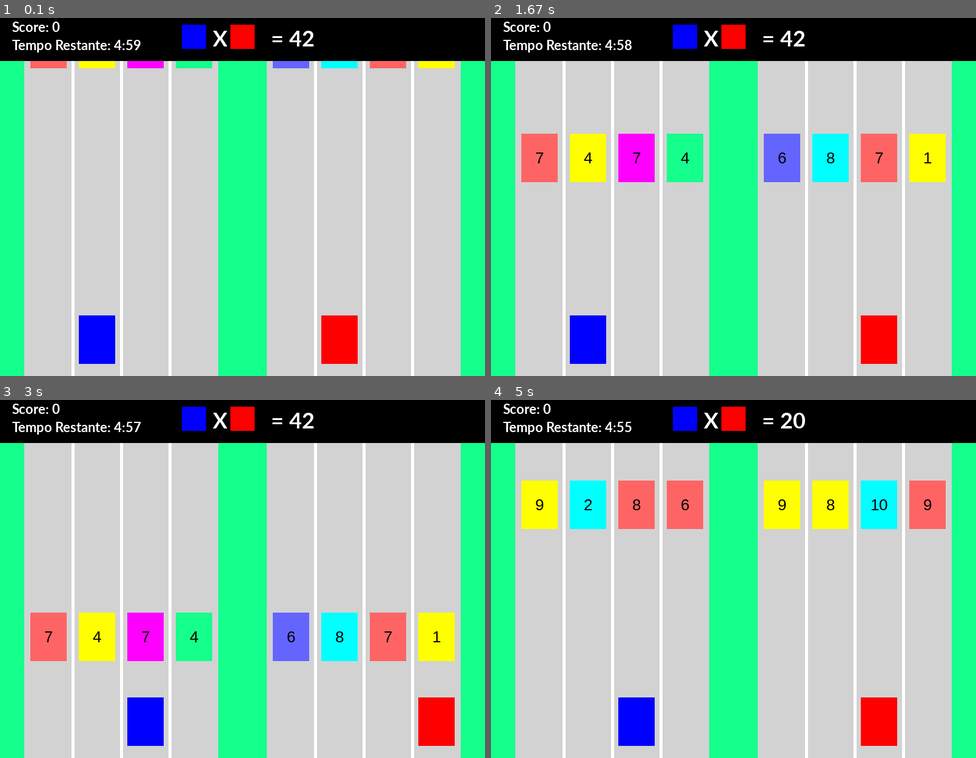
Above: before the commit, frames 1-4 (two rows, left to right).
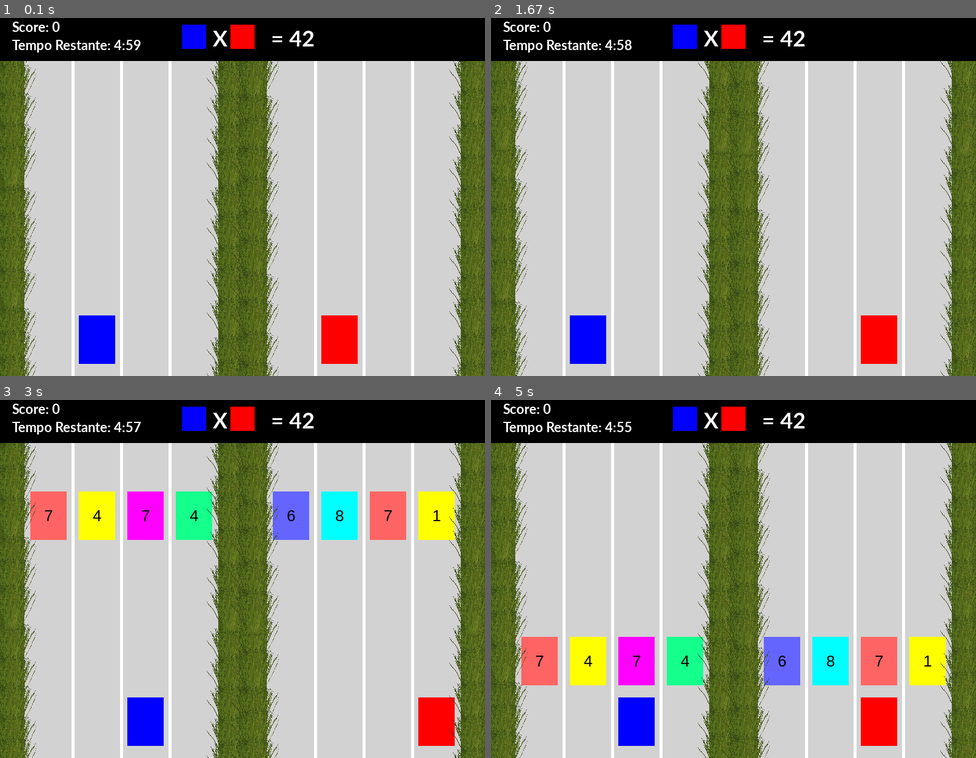
Above: after the commit, the same moments.

Repository: GabrielAhlert/jogo-tabuada-pygame
Game: pygame game, started from main.py
The game is run twice, just before and just after one commit, with the same random seed, the same clock (stepped at 60 frames per second) and the same inputs.
Inputs:
- Up to frame 1 (0.1 s): no input
- Up to frame 2 (1.67 s): hold Right 0.33-0.8 s; hold Right 0.83-1.3 s; hold D 0.83-1.3 s; hold Left from 1.33 s (still down); hold A from 1.33 s (still down)
- Up to frame 3 (3 s): release Left at 1.87 s; release A at 1.87 s; hold Right 2.33-2.97 s; hold D 2.33-2.97 s
- Up to frame 4 (5 s): hold Left 3-3.47 s; hold A 3-3.47 s; hold Right 3.5-3.97 s; hold D 3.5-3.97 s; hold Right 4-4.47 s; hold D 4-4.47 s; hold Left from 4.5 s (still down); hold A from 4.5 s (still down)

The runs differ from the first frame. In frame 1, 21% of the frame differs, in the area x 0-100%, y 12-100%; in frame 2, 27%; in frame 3, 36%; in frame 4, 36%, in the area x 0-100%, y 3-100%.

Commit message:
Add grass

Diff:
--- /dev/null
+++ b/grass.py
@@ -0,0 +1,41 @@
+from typing import Any
+import pygame
+import random
+
+class Grass(pygame.sprite.Sprite):
+    #This class represents a Grass. It derives from the "Sprite" class in Pygame.
+
+    def __init__(self, starty=0, startx=0, width=800, height=600):
+        # Call the parent class (Sprite) constructor
+        super().__init__()
+
+        # Instead we could load a proper picture of a Grass...
+        image = pygame.image.load("1987.png").convert_alpha()
+        self.image = pygame.transform.scale(image, (80, 80))
+        # Fetch the rectangle object that has the dimensions of the image.
+        self.rect = self.image.get_rect()
+
+        starty += random.randint(0, 20)
+
+        #Initialise attributes of the Grass.
+        self.x = startx
+        self.y = starty
+        self.rect.y = self.y
+        self.rect.x = self.x
+        self.width = width
+        self.height = height
+
+
+
+    def moveForward(self, speed):
+        if self.y > self.height:
+            self.y = 0
+        self.y += speed
+        self.rect.y = self.y
+
+    def draw(self, screen):
+        screen.blit(self.image, self.rect)
+
+    def updateAndDraw(self, screen, speed):
+        self.moveForward(speed)
+        self.draw(screen)
--- a/main.py
+++ b/main.py
@@ -2,6 +2,7 @@
 #Let's import the Player Class
 from player import Player
 from barrier import Barrier
+from grass import Grass
 
 pygame.init()
 
@@ -15,6 +16,7 @@
 CYAN = (0, 255, 255)
 BLUE = (100, 100, 255)
 DARKBLUE = (0, 0, 255)
+DARKGREEN = (72,93,20)
 
 speed = 2
 posibleRange = (1,10)
@@ -25,7 +27,7 @@
 SCREENHEIGHT=600
 
 size = (SCREENWIDTH, SCREENHEIGHT)
-screen = pygame.display.set_mode(size)
+screen = pygame.display.set_mode(size, pygame.FULLSCREEN)
 pygame.display.set_caption("Tabuada")
 
 #This will be a list that will contain all the sprites we intend to use in our game.
@@ -40,37 +42,37 @@
 playerPlayer2.rect.x = 530
 playerPlayer2.rect.y = SCREENHEIGHT - 100
 
-Barrier1 = Barrier(random.choice(colorList), 60, 80)
+Barrier1 = Barrier(random.choice(colorList), 60, 80, -200)
 Barrier1.rect.x = 50
-Barrier1.rect.y = 200.0
-
-Barrier2 = Barrier(random.choice(colorList), 60, 80)
+
+
+Barrier2 = Barrier(random.choice(colorList), 60, 80, -200)
 Barrier2.rect.x = 130
-Barrier2.rect.y = 0.0
-
-Barrier3 = Barrier(random.choice(colorList), 60, 80)
+
+
+Barrier3 = Barrier(random.choice(colorList), 60, 80, -200)
 Barrier3.rect.x = 210
-Barrier3.rect.y = 0
-
-Barrier4 = Barrier(random.choice(colorList), 60, 80)
+
+
+Barrier4 = Barrier(random.choice(colorList), 60, 80, -200)
 Barrier4.rect.x = 290
-Barrier4.rect.y = 0
-
-Barrier5 = Barrier(random.choice(colorList), 60, 80)
+
+
+Barrier5 = Barrier(random.choice(colorList), 60, 80, -200 )
 Barrier5.rect.x = 450
-Barrier5.rect.y = 0
-
-Barrier6 = Barrier(random.choice(colorList), 60, 80)
+
+
+Barrier6 = Barrier(random.choice(colorList), 60, 80, -200)
 Barrier6.rect.x = 530
-Barrier6.rect.y = 0
-
-Barrier7 = Barrier(random.choice(colorList), 60, 80)
+
+
+Barrier7 = Barrier(random.choice(colorList), 60, 80, -200)
 Barrier7.rect.x = 610
-Barrier7.rect.y = 0
-
-Barrier8 = Barrier(random.choice(colorList), 60, 80)
+
+
+Barrier8 = Barrier(random.choice(colorList), 60, 80, -200)
 Barrier8.rect.x = 690
-Barrier8.rect.y = 0
+
 
 
 # Add the Player to the list of objects
@@ -119,11 +121,27 @@
 clock=pygame.time.Clock()
 starttime = time.time() + 300.00
 
+
+grasses = pygame.sprite.Group()
+for i in range(0,SCREENHEIGHT,50):
+    grasses.add(Grass(i, -20, SCREENWIDTH, SCREENHEIGHT))
+    grasses.add(Grass(i, 340, SCREENWIDTH, SCREENHEIGHT))
+    grasses.add(Grass(i, 380, SCREENWIDTH, SCREENHEIGHT))
+    grasses.add(Grass(i, 740, SCREENWIDTH, SCREENHEIGHT))
+
+
+
+
+
+
+
 while PlayerryOn:
         for event in pygame.event.get():
             if event.type==pygame.QUIT:
                 PlayerryOn=False
             elif event.type==pygame.KEYDOWN:
+                if event.key==pygame.K_ESCAPE:
+                    PlayerryOn=False
                 if event.key==pygame.K_d:
                     if playerPlayer1.rect.x < 290:
                         playerPlayer1.moveRight(80)
@@ -153,7 +171,7 @@
                 print("CORRECT")
             else:
                 print("WRONG")
-                if speed > 0.2:
+                if speed > 0.3:
                     speed -= 0.2
                 else:
                     speed = 0.2
@@ -201,7 +219,8 @@
         timeleftSec = int((starttime - time.time())%60)
 
         #Drawing on Screen
-        screen.fill(GREEN)
+        screen.fill(DARKGREEN)
+
 
         #Draw The Road
         pygame.draw.rect(screen, GREY, [40,0, 320,SCREENHEIGHT])
@@ -223,6 +242,9 @@
 
         #Now let's draw all the sprites in one go. (For now we only have 1 sprite!)
         all_sprites_list.draw(screen)
+
+        for grass in grasses:
+            grass.updateAndDraw(screen, speed)
 
         # Draw the score and top score
         pygame.draw.rect(screen, (0,0,0), [0,0, SCREENWIDTH,80])
@@ -245,6 +267,7 @@
         pygame.draw.rect(screen, DARKBLUE, [300,20, 40,40])
         pygame.draw.rect(screen, DARKRED, [380,20, 40,40])
 
+
         #Refresh Screen
         pygame.display.flip()
 
Binary file added: 1987.png
Not shown, added: grass.jpg
